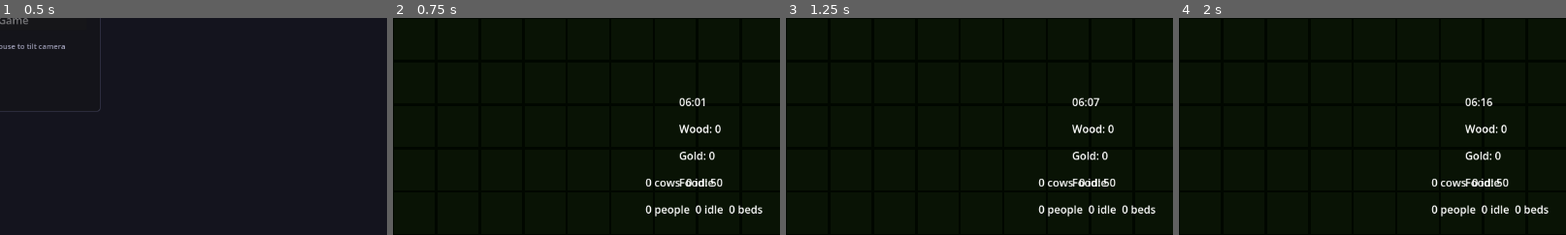
Above: before the commit, frames 1-4 (left to right).
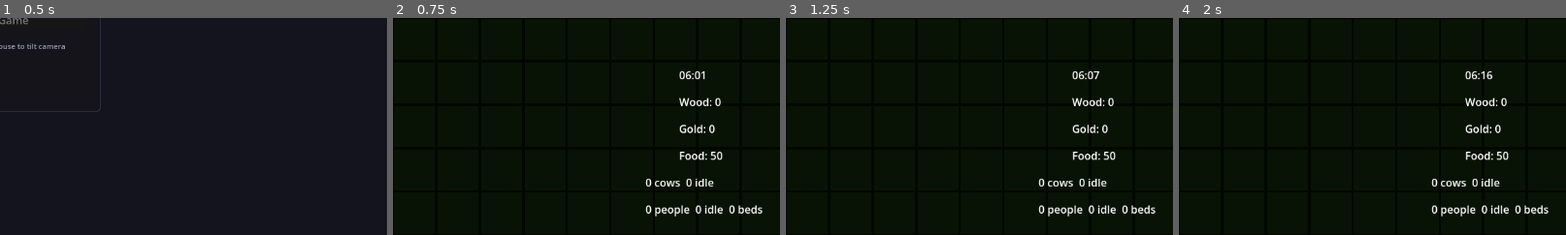
Above: after the commit, the same moments.

Repository: forsman5/sitka
Game: Godot game, scene res://scenes/ui/main_menu.tscn
Two runs of this game, one before a commit and one after it. Both use one fixed random seed, a clock stepped at 60 frames per second and the inputs below.
Inputs:
- Up to frame 1 (0.5 s): no input
- Up to frame 2 (0.75 s): click "Start Game" at 0.5 s
- Up to frame 3 (1.25 s): no input
- Up to frame 4 (2 s): click "Island 1" at 1.25 s
The pictures show only the part of the screen within x 50-100%, y 50-100%; the shares and areas given below are measured in that part.

Frame 1 is identical in both runs. In frame 2, 1.3% of the frame differs, in the area x 73-86%, y 24-78%; in frame 3, 1.3%; in frame 4, 1.3%.

Commit message:
Add cow health, water avoidance, barn range indicator, and HUD polish
- Cow health system: 5 HP, -1 per night without barn shelter or food
  below 20, +1 recovery when sheltered; cows die at 0 HP
- Barn range capped at 20 units (BARN_RANGE); cows beyond range sleep
  outside unsheltered
- Barn selection panel shows cow bed occupancy, health shown in cow panel
- Range indicator: togglable ring on the barn selection panel (CheckButton),
  hides automatically on deselect or building switch
- Cow water avoidance: flee to center when standing in any water; wander
  target rejects points within 5-unit margin of any water (ocean or pond)
- heightmap_terrain: add is_water() using height < 0 to catch both ocean
  and inland ponds (is_ocean_water uses edge-seeded BFS, misses ponds)
- HUD: CowsLabel with idle count, HealthLabel in cow panel, NextCow debug
  button (hidden by default, toggled via GameState.show_next_cow_btn)

Co-Authored-By: Claude Sonnet 4.6 <noreply@anthropic.com>

Diff:
--- a/scenes/entities/building/barn.tscn
+++ b/scenes/entities/building/barn.tscn
@@ -10,6 +10,17 @@
 
 [sub_resource type="BoxShape3D" id="BoxShape_1"]
 size = Vector3(6, 3, 4)
+
+[sub_resource type="TorusMesh" id="TorusMesh_range"]
+inner_radius = 19.6
+outer_radius = 20.0
+rings = 64
+ring_segments = 6
+
+[sub_resource type="StandardMaterial3D" id="Mat_range"]
+transparency = 1
+shading_mode = 0
+albedo_color = Color(1.0, 0.88, 0.1, 0.6)
 
 [node name="Building" type="StaticBody3D"]
 script = ExtResource("1_barn")
@@ -30,6 +41,12 @@
 omni_range = 8.0
 shadow_enabled = false
 
+[node name="RangeIndicator" type="MeshInstance3D" parent="."]
+position = Vector3(0, 0.1, 0)
+visible = false
+mesh = SubResource("TorusMesh_range")
+surface_material_override/0 = SubResource("Mat_range")
+
 [node name="ClickArea" type="Area3D" parent="."]
 
 [node name="CollisionShape3D" type="CollisionShape3D" parent="ClickArea"]
--- a/scenes/ui/hud.tscn
+++ b/scenes/ui/hud.tscn
@@ -30,13 +30,24 @@
 anchor_right = 1.0
 anchor_bottom = 1.0
 offset_left = -150.0
+offset_top = -290.0
+offset_right = -10.0
+offset_bottom = -250.0
+text = "Day 1"
+visible = false
+
+[node name="TimeLabel" type="Label" parent="Root"]
+anchor_left = 1.0
+anchor_top = 1.0
+anchor_right = 1.0
+anchor_bottom = 1.0
+offset_left = -150.0
 offset_top = -250.0
 offset_right = -10.0
 offset_bottom = -210.0
-text = "Day 1"
-visible = false
-
-[node name="TimeLabel" type="Label" parent="Root"]
+text = "06:00"
+
+[node name="WoodLabel" type="Label" parent="Root"]
 anchor_left = 1.0
 anchor_top = 1.0
 anchor_right = 1.0
@@ -45,9 +56,9 @@
 offset_top = -210.0
 offset_right = -10.0
 offset_bottom = -170.0
-text = "06:00"
-
-[node name="WoodLabel" type="Label" parent="Root"]
+text = "Wood: 0"
+
+[node name="GoldLabel" type="Label" parent="Root"]
 anchor_left = 1.0
 anchor_top = 1.0
 anchor_right = 1.0
@@ -56,9 +67,9 @@
 offset_top = -170.0
 offset_right = -10.0
 offset_bottom = -130.0
-text = "Wood: 0"
-
-[node name="GoldLabel" type="Label" parent="Root"]
+text = "Gold: 0"
+
+[node name="FoodLabel" type="Label" parent="Root"]
 anchor_left = 1.0
 anchor_top = 1.0
 anchor_right = 1.0
@@ -67,17 +78,6 @@
 offset_top = -130.0
 offset_right = -10.0
 offset_bottom = -90.0
-text = "Gold: 0"
-
-[node name="FoodLabel" type="Label" parent="Root"]
-anchor_left = 1.0
-anchor_top = 1.0
-anchor_right = 1.0
-anchor_bottom = 1.0
-offset_left = -150.0
-offset_top = -90.0
-offset_right = -10.0
-offset_bottom = -50.0
 text = "Food: 50"
 
 [node name="CowsLabel" type="Label" parent="Root"]
@@ -196,6 +196,10 @@
 visible = false
 modulate = Color(0.7, 0.85, 0.7, 1)
 
+[node name="BarnRangeCheck" type="CheckButton" parent="Root/SelectionPanel/VBoxContainer/BuildingView"]
+visible = false
+text = "Show Range"
+
 [node name="UpgradesContainer" type="VBoxContainer" parent="Root/SelectionPanel/VBoxContainer/BuildingView"]
 
 [node name="IslandBar" type="HBoxContainer" parent="Root"]
@@ -213,7 +217,7 @@
 anchor_bottom = 1.0
 offset_left = 10.0
 offset_top = -290.0
-offset_right = 370.0
+offset_right = 484.0
 offset_bottom = -252.0
 theme_override_constants/separation = 4
 
@@ -228,6 +232,11 @@
 [node name="NextPersonButton" type="Button" parent="Root/SelectionBar"]
 custom_minimum_size = Vector2(110, 32)
 text = "Next Person"
+
+[node name="NextCowButton" type="Button" parent="Root/SelectionBar"]
+visible = false
+custom_minimum_size = Vector2(110, 32)
+text = "Next Cow"
 
 [node name="SpeedBar" type="HBoxContainer" parent="Root"]
 visible = false
@@ -324,6 +333,7 @@
 [connection signal="pressed" from="Root/SelectionBar/AllPersonsButton" to="." method="_on_all_persons_pressed"]
 [connection signal="pressed" from="Root/SelectionBar/AllShipsButton" to="." method="_on_all_ships_pressed"]
 [connection signal="pressed" from="Root/SelectionBar/NextPersonButton" to="." method="_on_next_person_pressed"]
+[connection signal="pressed" from="Root/SelectionBar/NextCowButton" to="." method="_on_next_cow_pressed"]
 [connection signal="pressed" from="Root/SpeedBar/PauseButton" to="." method="_on_pause_pressed"]
 [connection signal="pressed" from="Root/SpeedBar/Speed1xButton" to="." method="_on_1x_pressed"]
 [connection signal="pressed" from="Root/SpeedBar/Speed2xButton" to="." method="_on_2x_pressed"]
--- a/scripts/entities/building/barn_building.gd
+++ b/scripts/entities/building/barn_building.gd
@@ -1,6 +1,8 @@
 extends "res://scripts/entities/building/building.gd"
 
 @export var cow_bed_count: int = 4
+
+@onready var _range_indicator: MeshInstance3D = $RangeIndicator
 
 func _ready() -> void:
 	super._ready()
@@ -11,3 +13,7 @@
 
 func get_cow_bed_count() -> int:
 	return cow_bed_count
+
+func set_range_visible(v: bool) -> void:
+	if is_instance_valid(_range_indicator):
+		_range_indicator.visible = v
--- a/scripts/entities/cow.gd
+++ b/scripts/entities/cow.gd
@@ -9,7 +9,7 @@
 const SLEEP_TIME := 21.0 / 24.0
 const WAKE_TIME := 5.5 / 24.0
 const SLEEP_REACH := 3.5
-const BARN_RANGE := 50.0
+const BARN_RANGE := 20.0
 
 @export var move_speed: float = 2.5
 @export var max_food: float = 100.0
@@ -94,7 +94,7 @@
 func _is_in_water() -> bool:
 	if _terrain == null:
 		return false
-	return _terrain.is_ocean_water(global_position.x, global_position.z)
+	return _terrain.is_water(global_position.x, global_position.z)
 
 static func _assign_cow_beds() -> void:
 	var tree := Engine.get_main_loop() as SceneTree
@@ -174,12 +174,12 @@
 		var cz := clampf(global_position.z + r * sin(angle), -half + 5.0, half - 5.0)
 		if Vector2(cx, cz).distance_to(cfg.forest_center) < cfg.forest_radius:
 			continue
-		const COAST_MARGIN := 5.0
-		if _terrain.is_ocean_water(cx, cz) \
-				or _terrain.is_ocean_water(cx + COAST_MARGIN, cz) \
-				or _terrain.is_ocean_water(cx - COAST_MARGIN, cz) \
-				or _terrain.is_ocean_water(cx, cz + COAST_MARGIN) \
-				or _terrain.is_ocean_water(cx, cz - COAST_MARGIN):
+		const WATER_MARGIN := 5.0
+		if _terrain.is_water(cx, cz) \
+				or _terrain.is_water(cx + WATER_MARGIN, cz) \
+				or _terrain.is_water(cx - WATER_MARGIN, cz) \
+				or _terrain.is_water(cx, cz + WATER_MARGIN) \
+				or _terrain.is_water(cx, cz - WATER_MARGIN):
 			continue
 		return Vector3(cx, 0.0, cz)
 	return global_position.move_toward(Vector3.ZERO, 15.0)
--- a/scripts/global/game_state.gd
+++ b/scripts/global/game_state.gd
@@ -18,6 +18,7 @@
 var current_save_name: String = ""
 var day_count: int = 1
 @export var show_day_counter: bool = false
+@export var show_next_cow_btn: bool = false
 
 var _economy_relay: IslandEconomy = null
 
--- a/scripts/ui/hud.gd
+++ b/scripts/ui/hud.gd
@@ -42,10 +42,12 @@
 @onready var _build_barn_btn: Button = $Root/BuildMenu/VBox/BuildBarnButton
 @onready var _upgrades_container: VBoxContainer = $Root/SelectionPanel/VBoxContainer/BuildingView/UpgradesContainer
 @onready var _cow_beds_label: Label = $Root/SelectionPanel/VBoxContainer/BuildingView/CowBedsLabel
+@onready var _barn_range_check: CheckButton = $Root/SelectionPanel/VBoxContainer/BuildingView/BarnRangeCheck
 @onready var _selection_bar: HBoxContainer = $Root/SelectionBar
 @onready var _btn_all_persons: Button = $Root/SelectionBar/AllPersonsButton
 @onready var _btn_all_ships: Button = $Root/SelectionBar/AllShipsButton
 @onready var _btn_next_person: Button = $Root/SelectionBar/NextPersonButton
+@onready var _btn_next_cow: Button = $Root/SelectionBar/NextCowButton
 @onready var _speed_bar: HBoxContainer = $Root/SpeedBar
 @onready var _btn_pause: Button = $Root/SpeedBar/PauseButton
 @onready var _btn_1x: Button = $Root/SpeedBar/Speed1xButton
@@ -60,6 +62,7 @@
 var _last_selected_building: Building = null
 var _paused: bool = false
 var _person_cycle_idx: int = 0
+var _cow_cycle_idx: int = 0
 var _game_over_triggered := false
 var _style_active: StyleBoxFlat
 var _style_inactive: StyleBoxFlat
@@ -79,6 +82,7 @@
 	_style_inactive.bg_color = Color(0.12, 0.12, 0.18, 0.9)
 	_style_inactive.set_corner_radius_all(3)
 	_update_speed_highlight()
+	_barn_range_check.toggled.connect(_on_barn_range_toggled)
 	IslandsManager.islands_changed.connect(_rebuild_island_bar)
 	IslandsManager.active_island_changed.connect(_on_active_island_changed)
 	_rebuild_island_bar()
@@ -93,6 +97,8 @@
 	var _persons_empty := get_tree().get_nodes_in_group("persons").is_empty()
 	_btn_all_persons.disabled = _persons_empty
 	_btn_next_person.disabled = _persons_empty
+	_btn_next_cow.visible = GameState.show_next_cow_btn
+	_btn_next_cow.disabled = get_tree().get_nodes_in_group("cows").is_empty()
 	_build_hut_btn.disabled = GameState.player_wood < GameState.forest_hut_cost
 	_build_house_btn.disabled = GameState.player_wood < GameState.house_cost
 	_build_dock_btn.disabled = GameState.player_wood < GameState.dock_cost
@@ -239,6 +245,7 @@
 			_building_type.text = building.building_type
 		var is_cow_sleep := building != null and building.is_in_group("cow_sleep_point")
 		_cow_beds_label.visible = is_cow_sleep
+		_barn_range_check.visible = is_cow_sleep
 		if is_cow_sleep:
 			var capacity: int = building.get_cow_bed_count() if building.has_method("get_cow_bed_count") else 0
 			var occupied := 0
@@ -251,6 +258,10 @@
 		_spawn_ship_btn.visible = building != null and building.shows_spawn_ship_button()
 		_spawn_ship_btn.disabled = GameState.player_wood < GameState.ship_cost
 		if building != _last_selected_building:
+			if _last_selected_building != null and is_instance_valid(_last_selected_building) \
+					and _last_selected_building.is_in_group("cow_sleep_point"):
+				_last_selected_building.call("set_range_visible", false)
+			_barn_range_check.set_pressed_no_signal(false)
 			_last_selected_building = building
 			for child in _upgrades_container.get_children():
 				child.queue_free()
@@ -263,6 +274,15 @@
 					_upgrades_container.add_child(btn)
 		for btn in _upgrades_container.get_children():
 			(btn as Button).disabled = GameState.player_wood < (btn as Button).get_meta("upgrade_cost_wood", 0)
+	elif _last_selected_building != null:
+		if is_instance_valid(_last_selected_building) and _last_selected_building.is_in_group("cow_sleep_point"):
+			_last_selected_building.call("set_range_visible", false)
+		_barn_range_check.set_pressed_no_signal(false)
+		_last_selected_building = null
+
+func _on_barn_range_toggled(pressed: bool) -> void:
+	if _last_selected_building != null and is_instance_valid(_last_selected_building):
+		_last_selected_building.call("set_range_visible", pressed)
 
 func _apply_upgrade(building: Building, upgrade: Dictionary) -> void:
 	var wood_cost: int = upgrade.get("cost_wood", 0)
@@ -381,6 +401,26 @@
 	var cam = get_tree().get_first_node_in_group("rts_camera")
 	if cam != null:
 		cam.center_on(person.global_position)
+
+func _on_next_cow_pressed() -> void:
+	var cows := get_tree().get_nodes_in_group("cows")
+	if cows.is_empty():
+		return
+	_cow_cycle_idx = _cow_cycle_idx % cows.size()
+	var cow: Node3D = cows[_cow_cycle_idx] as Node3D
+	for p in get_tree().get_nodes_in_group("persons"):
+		p.set_selected(false)
+	for s in get_tree().get_nodes_in_group("ships"):
+		s.set_selected(false)
+	for b in get_tree().get_nodes_in_group("buildings"):
+		b.set_selected(false)
+	for c in get_tree().get_nodes_in_group("cows"):
+		c.set_selected(false)
+	cow.set_selected(true)
+	_cow_cycle_idx = (_cow_cycle_idx + 1) % cows.size()
+	var cam = get_tree().get_first_node_in_group("rts_camera")
+	if cam != null:
+		cam.center_on(cow.global_position)
 
 func _on_pause_pressed() -> void:
 	_paused = true
--- a/scripts/world/heightmap_terrain.gd
+++ b/scripts/world/heightmap_terrain.gd
@@ -179,6 +179,9 @@
 				ocean_data[nidx] = 1
 				queue.append(nidx)
 
+func is_water(world_x: float, world_z: float) -> bool:
+	return get_height(world_x, world_z) < 0.0
+
 func is_ocean_water(world_x: float, world_z: float) -> bool:
 	var local_x := world_x - global_position.x
 	var local_z := world_z - global_position.z
Not shown: 1 places in scenes/entities/building/barn.tscn that only renumber resources
